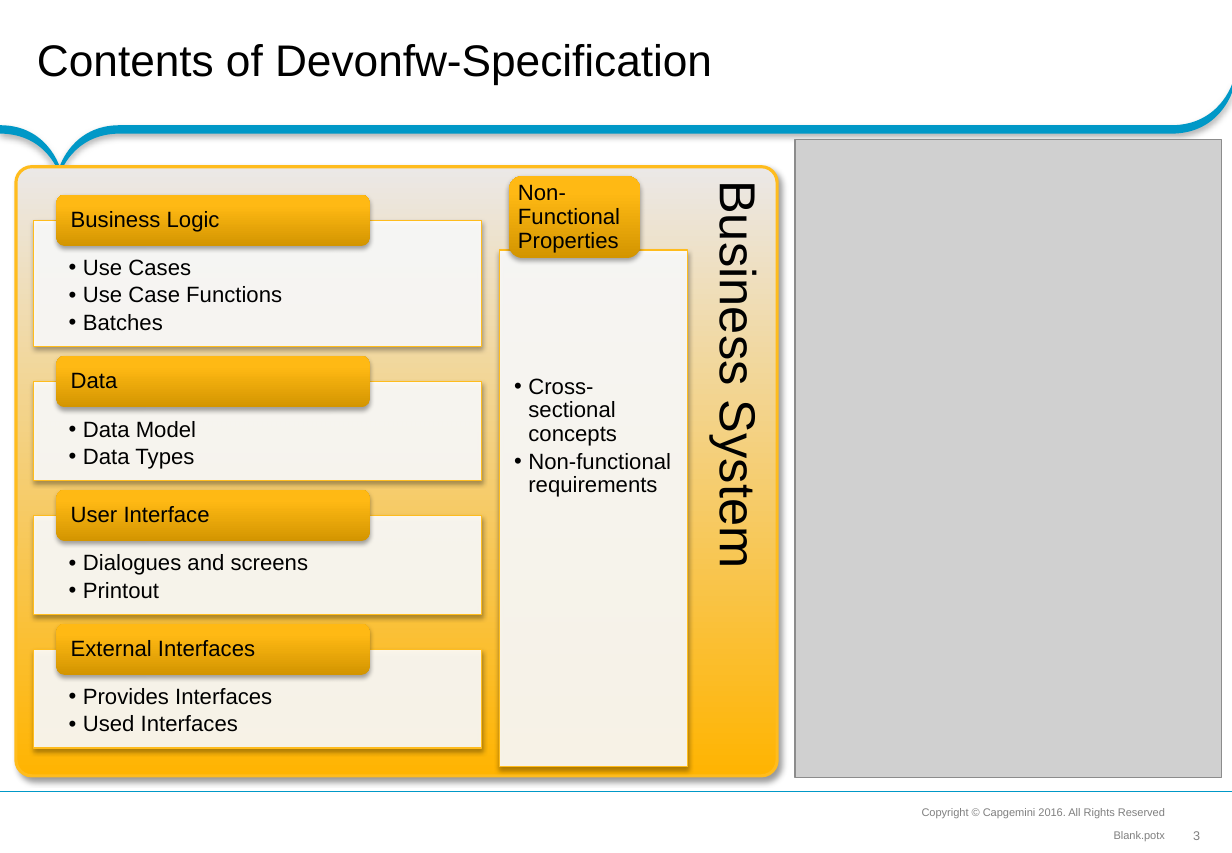
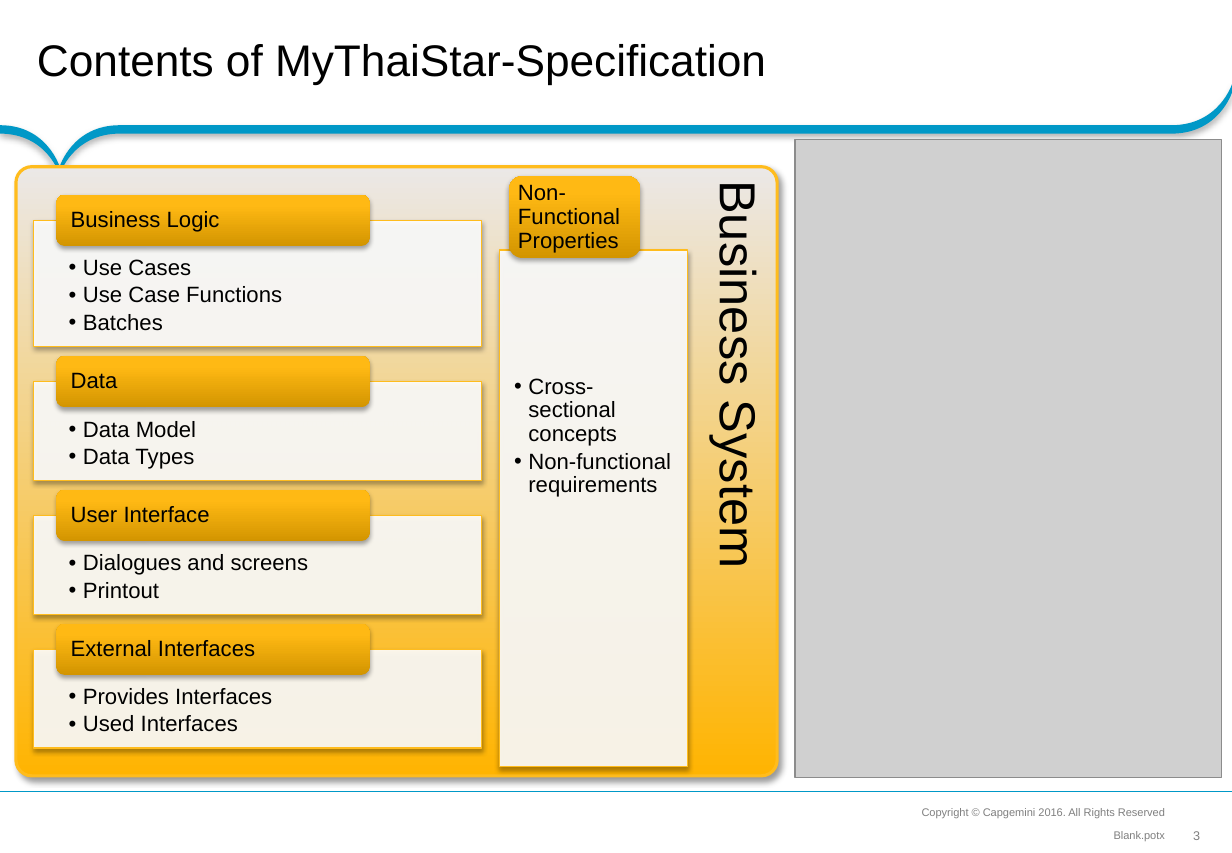
Before and after one commit to devonfw/accelerated-solution-design, a slide deck: slide 3 of functional_specification/MyThaiStar/concepts/rationale/20170928_Overview_MyThaiStar_Specification.pptx. Drawn at 1232x853 pixels with LibreOffice and Linux fonts; fonts in the diff are those of the drawing; grey boxes stand for pictures; background and template pictures are left out. Boxes give left, top, right and bottom in pixels: in the first picture for what was removed or moved away, otherwise in the second. Text is boxed around its words. In the diff, an @@ line names an element or a change of style, - is before the commit and + after.

Commit message:
Corrections of Typos.

```diff
--- a/functional_specification/MyThaiStar/concepts/rationale/20170928_Overview_MyThaiStar_Specification.pptx
+++ b/functional_specification/MyThaiStar/concepts/rationale/20170928_Overview_MyThaiStar_Specification.pptx
@@ title at [37, 44, 766, 85]: text changed @@
-Contents of Devonfw-Specification
+Contents of MyThaiStar-Specification
```
Also in this commit, not shown: 3 other slides changed.
